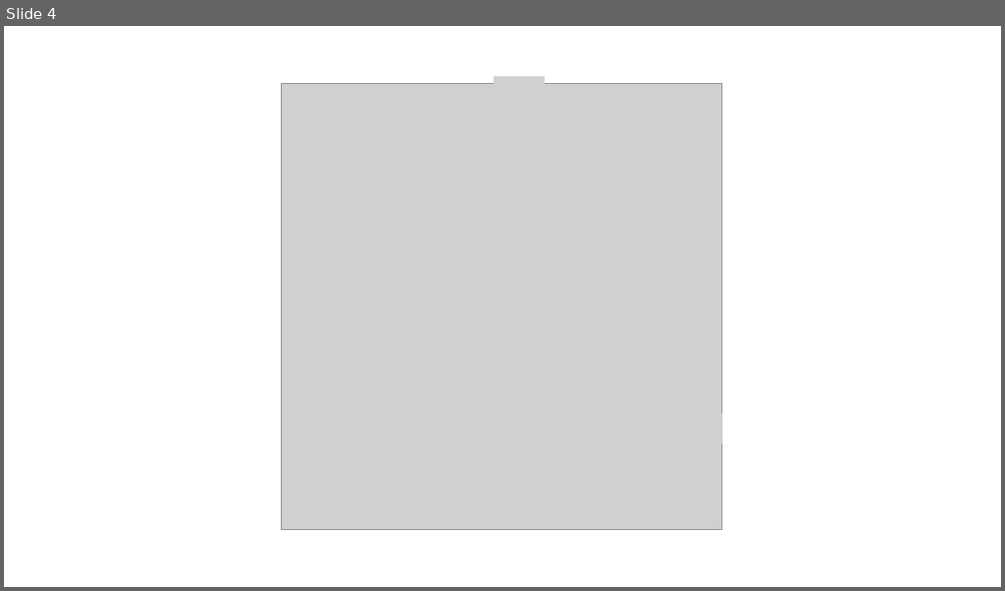
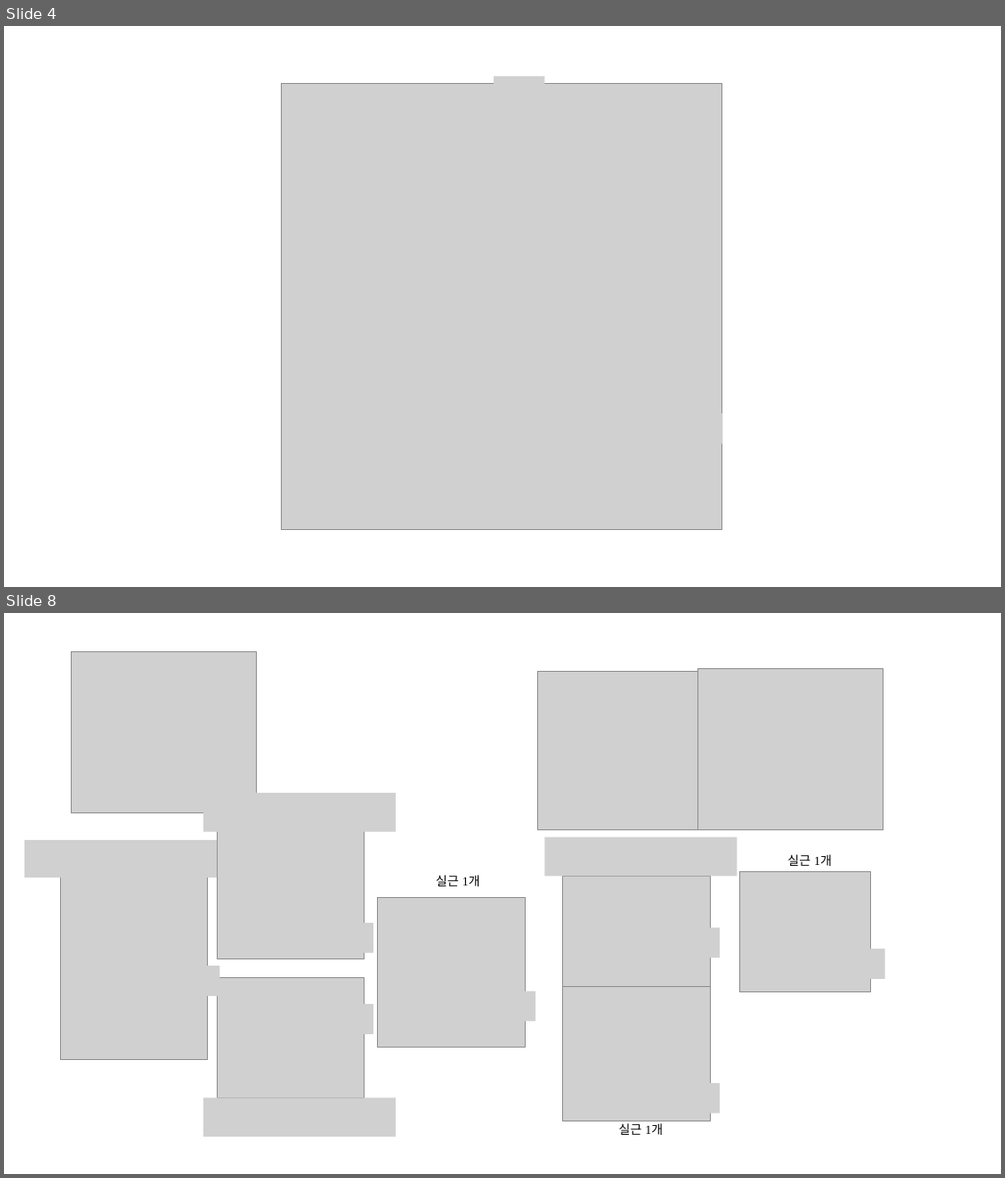
Before and after one commit to tfoseel/math-help, a slide deck: Resources/그림판.pptx. Shown one above the other, each under a label of ours: slide 4 before the commit, slides 4 and 8 after it; the slides between them are not shown. The pictures are 1005x591 and 1005x1178 pixels, drawn with LibreOffice and Linux fonts; fonts in the diff are those of the drawing; grey boxes stand for pictures. Boxes give left, top, right and bottom in pixels: in the first picture for what was removed or moved away, otherwise in the second. Text is boxed around its words. In the diff, an @@ line names an element or a change of style, - is before the commit and + after.

```diff
--- a/Resources/그림판.pptx
+++ b/Resources/그림판.pptx
@@ slide 8 added at bbox=[4, 613, 1001, 1174], background #FFFFFF @@
@@ picture added at bbox=[72, 651, 257, 812] @@
@@ picture added at bbox=[538, 672, 720, 830] @@
@@ picture added at bbox=[698, 668, 883, 830] @@
@@ picture added at bbox=[203, 793, 396, 831] @@
@@ picture added at bbox=[24, 840, 217, 877] @@
@@ picture added at bbox=[217, 829, 364, 958] @@
@@ picture added at bbox=[544, 837, 736, 876] @@
@@ picture added at bbox=[61, 872, 208, 1060] @@
@@ text added at bbox=[436, 875, 480, 886], 12 pt, text #000000 @@
+실근 1개
@@ picture added at bbox=[563, 876, 710, 989] @@
@@ picture added at bbox=[739, 872, 871, 992] @@
@@ text added at bbox=[787, 854, 832, 866], 12 pt, text #000000 @@
+실근 1개
@@ picture added at bbox=[378, 897, 526, 1046] @@
@@ picture added at bbox=[340, 923, 373, 952] @@
@@ picture added at bbox=[687, 928, 720, 957] @@
@@ picture added at bbox=[852, 949, 885, 979] @@
@@ picture added at bbox=[186, 966, 219, 996] @@
@@ picture added at bbox=[217, 977, 364, 1097] @@
@@ picture added at bbox=[563, 986, 710, 1121] @@
@@ picture added at bbox=[340, 1004, 373, 1034] @@
@@ picture added at bbox=[502, 990, 535, 1021] @@
@@ picture added at bbox=[687, 1083, 720, 1112] @@
@@ picture added at bbox=[203, 1097, 396, 1136] @@
@@ text added at bbox=[619, 1123, 663, 1135], 12 pt, text #000000 @@
+실근 1개
```
Also in this commit, not shown: 9 other slides added.
